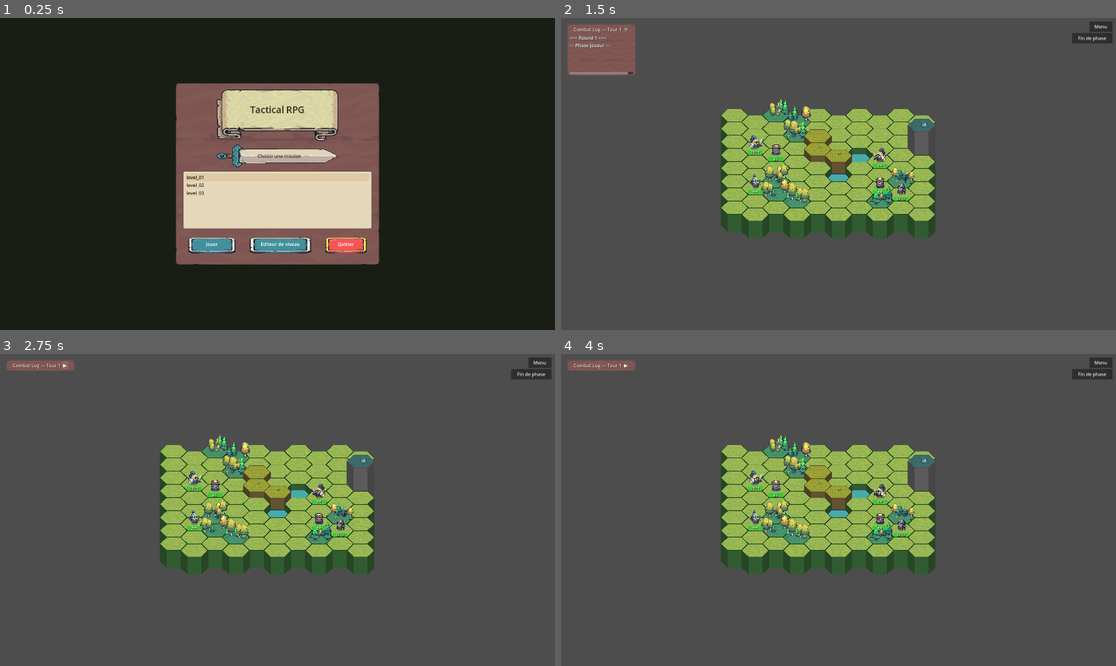
Above: before the commit, frames 1-4 (two rows, left to right).
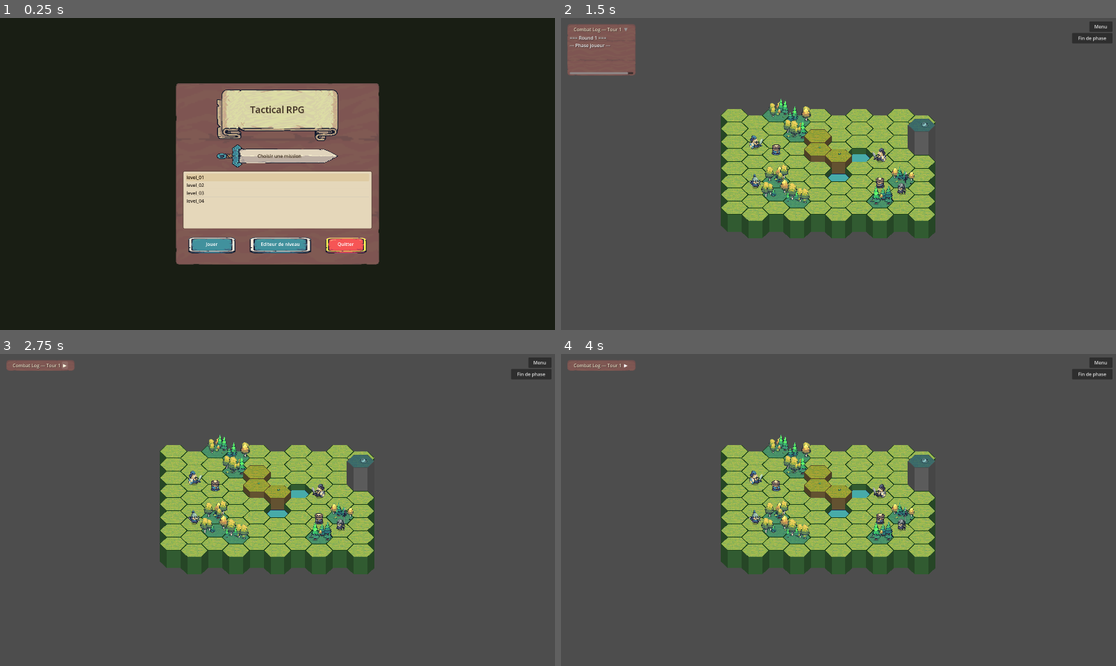
Above: after the commit, the same moments.

Repository: AlexandreB6/tactical-rpg
Game: Godot game, scene res://scenes/ui/main_menu.tscn
Two runs of this game, one before a commit and one after it. Both use one fixed random seed, a clock stepped at 60 frames per second and the inputs below.
Inputs:
- Up to frame 1 (0.25 s): no input
- Up to frame 2 (1.5 s): click "Jouer" at 0.5 s; click "▶" at 1.25 s
- Up to frame 3 (2.75 s): click "▼" at 2 s
- Up to frame 4 (4 s): click "Fin de phase" at 2.75 s; click "Annuler" at 3.5 s

The runs differ from the first frame. In frame 1, less than 0.1% of the frame differs, in the area x 33-37%, y 58-60%; in frame 2, 0.2%, in the area x 33-63%, y 42-59%; in frame 3, 0.2%; in frame 4, 0.2%.

Commit message:
feat: retirer la barre de vie sous les unités + ajout level_02/04 + screenshots bug
- Supprime HpBarBg, HpBarFill et HpText de Unit.tscn et unit.gd
- Les HP restent trackés en interne pour la logique de combat et le StatsPanel
- Mise à jour level_02.json (terrain + unités + forêt overlay)
- Ajout level_04.json (nouveau niveau)
- Ajout dossier bug/ (screenshots de bugs)

Co-Authored-By: Claude Opus 4.6 <noreply@anthropic.com>

Diff:
--- a/data/levels/level_02.json
+++ b/data/levels/level_02.json
@@ -1,16 +1,83 @@
 {
+	"forest": [
+		"..........",
+		"....FFFF..",
+		"..........",
+		".FF.......",
+		".FF.......",
+		"..........",
+		"..........",
+		".........."
+	],
 	"grid_height": 8,
 	"grid_width": 10,
 	"name": "level_02",
 	"terrain": [
 		"MMMMMMMMMM",
-		"PPPPFFFFPP",
+		"PPPPPPPPPP",
 		"PPHHWPPPPP",
-		"PFFWWPPPPP",
-		"PFFWWPPPPP",
+		"PPPWWPPPPP",
+		"PPPWWPPPPP",
 		"PPPPPPPPPP",
 		"PPPPPPPPPP",
 		"PPPPPPPPPP"
 	],
-	"units": []
+	"units": [
+		{
+			"data": "archer",
+			"pos": [
+				6,
+				4
+			],
+			"team": "enemy"
+		},
+		{
+			"data": "lancer",
+			"pos": [
+				5,
+				4
+			],
+			"team": "enemy"
+		},
+		{
+			"data": "lancer",
+			"pos": [
+				5,
+				5
+			],
+			"team": "enemy"
+		},
+		{
+			"data": "monk",
+			"pos": [
+				6,
+				5
+			],
+			"team": "enemy"
+		},
+		{
+			"data": "archer",
+			"pos": [
+				0,
+				5
+			],
+			"team": "player"
+		},
+		{
+			"data": "warrior",
+			"pos": [
+				1,
+				5
+			],
+			"team": "player"
+		},
+		{
+			"data": "monk",
+			"pos": [
+				0,
+				6
+			],
+			"team": "player"
+		}
+	]
 }
--- /dev/null
+++ b/data/levels/level_04.json
@@ -0,0 +1,107 @@
+{
+	"forest": [
+		"..........",
+		"FF........",
+		"FF........",
+		"F.....F...",
+		"F...F.F..F",
+		"........FF",
+		".......FFF",
+		"......FFFF"
+	],
+	"grid_height": 8,
+	"grid_width": 10,
+	"name": "level_04",
+	"terrain": [
+		"MMMMPPPWWP",
+		"HHWWPWPWWP",
+		"PHWWWWWPPP",
+		"PWWHHHPPPP",
+		"PPPHHHPPPP",
+		"PPPPHPPPPP",
+		"PPPPPPPPPP",
+		"PPPPPPPPPP"
+	],
+	"units": [
+		{
+			"data": "archer",
+			"pos": [
+				4,
+				3
+			],
+			"team": "player"
+		},
+		{
+			"data": "monk",
+			"pos": [
+				5,
+				3
+			],
+			"team": "player"
+		},
+		{
+			"data": "lancer",
+			"pos": [
+				5,
+				4
+			],
+			"team": "player"
+		},
+		{
+			"data": "warrior",
+			"pos": [
+				3,
+				4
+			],
+			"team": "player"
+		},
+		{
+			"data": "archer",
+			"pos": [
+				0,
+				7
+			],
+			"team": "enemy"
+		},
+		{
+			"data": "archer",
+			"pos": [
+				9,
+				0
+			],
+			"team": "enemy"
+		},
+		{
+			"data": "monk",
+			"pos": [
+				0,
+				6
+			],
+			"team": "enemy"
+		},
+		{
+			"data": "warrior",
+			"pos": [
+				1,
+				6
+			],
+			"team": "enemy"
+		},
+		{
+			"data": "lancer",
+			"pos": [
+				9,
+				1
+			],
+			"team": "enemy"
+		},
+		{
+			"data": "lancer",
+			"pos": [
+				9,
+				2
+			],
+			"team": "enemy"
+		}
+	]
+}
--- a/scenes/units/Unit.tscn
+++ b/scenes/units/Unit.tscn
@@ -24,33 +24,6 @@
 theme_override_font_sizes/font_size = 13
 text = "Hero"
 
-[node name="HpBarBg" type="ColorRect" parent="."]
-offset_left = -26.0
-offset_top = 8.0
-offset_right = 26.0
-offset_bottom = 21.0
-color = Color(0.12, 0.12, 0.12, 0.85)
-
-[node name="HpBarFill" type="ColorRect" parent="."]
-offset_left = -26.0
-offset_top = 8.0
-offset_right = 26.0
-offset_bottom = 21.0
-color = Color(0.2, 0.8, 0.2, 0.9)
-
-[node name="HpText" type="Label" parent="."]
-offset_left = -26.0
-offset_top = 7.0
-offset_right = 26.0
-offset_bottom = 22.0
-horizontal_alignment = 1
-vertical_alignment = 1
-theme_override_colors/font_color = Color(1, 1, 1, 1)
-theme_override_colors/font_shadow_color = Color(0, 0, 0, 0.9)
-theme_override_constants/shadow_offset_x = 1
-theme_override_constants/shadow_offset_y = 1
-theme_override_font_sizes/font_size = 11
-text = "10/10"
 
 [node name="ShieldLabel" type="Label" parent="." unique_id=293847561]
 offset_left = -10.0
--- a/scripts/unit.gd
+++ b/scripts/unit.gd
@@ -36,13 +36,9 @@
 # --- Références aux nœuds enfants ---
 @onready var body: Sprite2D = $Body
 @onready var name_label: Label = $NameLabel
-@onready var hp_bar_bg: ColorRect = $HpBarBg
-@onready var hp_bar_fill: ColorRect = $HpBarFill
-@onready var hp_text: Label = $HpText
 @onready var highlight: Polygon2D = $Highlight
 @onready var shield_label: Label = $ShieldLabel
 
-const HP_BAR_WIDTH = 52.0
 
 # --- Animation ---
 var _idle_texture: Texture2D = null
@@ -91,7 +87,7 @@
 	position = hex_grid.get_cell_world_position(p_grid_pos)
 	_update_z_index()
 	# Éléments UI toujours au-dessus des hex (z_index global élevé)
-	for ui_node in [hp_bar_bg, hp_bar_fill, hp_text, name_label, shield_label]:
+	for ui_node in [name_label, shield_label]:
 		ui_node.z_index = 1000
 		ui_node.z_as_relative = false
 	# Stocker les textures d'animation
@@ -116,7 +112,6 @@
 		_remap_sprites_for_team()
 	_setup_body(data)
 	name_label.visible = false
-	_update_hp_bar()
 	if _idle_texture:
 		_start_idle_animation()
 
@@ -285,7 +280,6 @@
 # Restaure des HP (plafonné à max_hp) avec un flash vert
 func heal(amount: int) -> void:
 	hp = min(hp + amount, max_hp)
-	_update_hp_bar()
 	# Flash vert (soin)
 	body.modulate = Color(0.5, 2.0, 0.5, 1.0)
 	var tween = create_tween()
@@ -340,7 +334,6 @@
 # Applique des dégâts à l'unité et la supprime si ses HP tombent à 0
 func take_damage(amount: int) -> void:
 	hp -= amount
-	_update_hp_bar()
 	# Flash blanc (impact) + shake
 	body.modulate = Color(3.0, 3.0, 3.0, 1.0)
 	var base_pos = body.position
@@ -358,15 +351,6 @@
 	if hp <= 0:
 		queue_free()
 
-# Met à jour la barre de vie (largeur, couleur, texte)
-func _update_hp_bar() -> void:
-	var ratio = clampf(float(hp) / max_hp, 0.0, 1.0)
-	hp_bar_fill.offset_right = hp_bar_fill.offset_left + HP_BAR_WIDTH * ratio
-	if ratio > 0.5:
-		hp_bar_fill.color = Color(0.2, 0.8, 0.2).lerp(Color(1.0, 0.85, 0.1), 1.0 - (ratio - 0.5) * 2.0)
-	else:
-		hp_bar_fill.color = Color(1.0, 0.85, 0.1).lerp(Color(0.9, 0.15, 0.15), 1.0 - ratio * 2.0)
-	hp_text.text = str(hp) + "/" + str(max_hp)
 
 # Calcule le z_index de l'unité d'après sa position sur la grille
 # Impair = entre les couches hex (pairs) pour une occlusion correcte
Binary file added: bug/bug_title.png
Not shown, added: bug/bug_title.png.import
Binary file added: bug/mainmenu_bug.png
Not shown, added: bug/mainmenu_bug.png.import
Binary file added: bug/panelstats.png
Not shown, added: bug/panelstats.png.import
